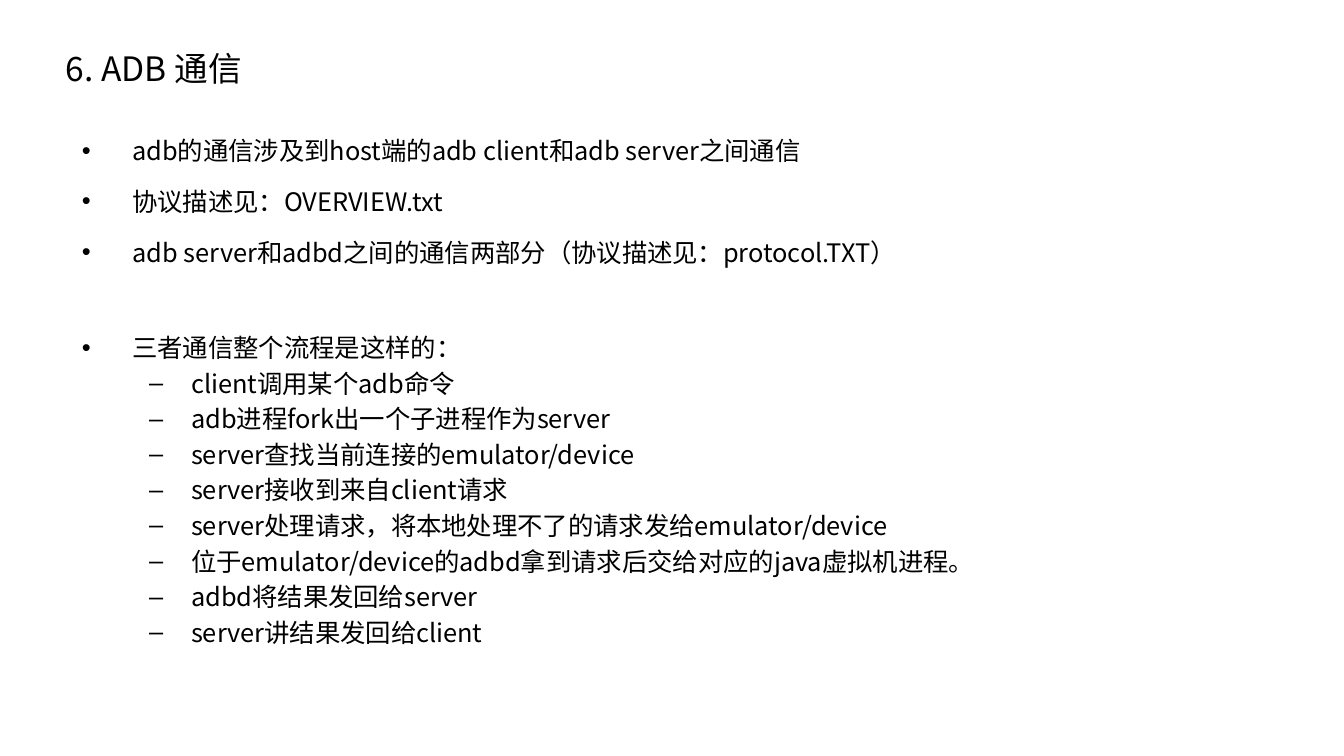
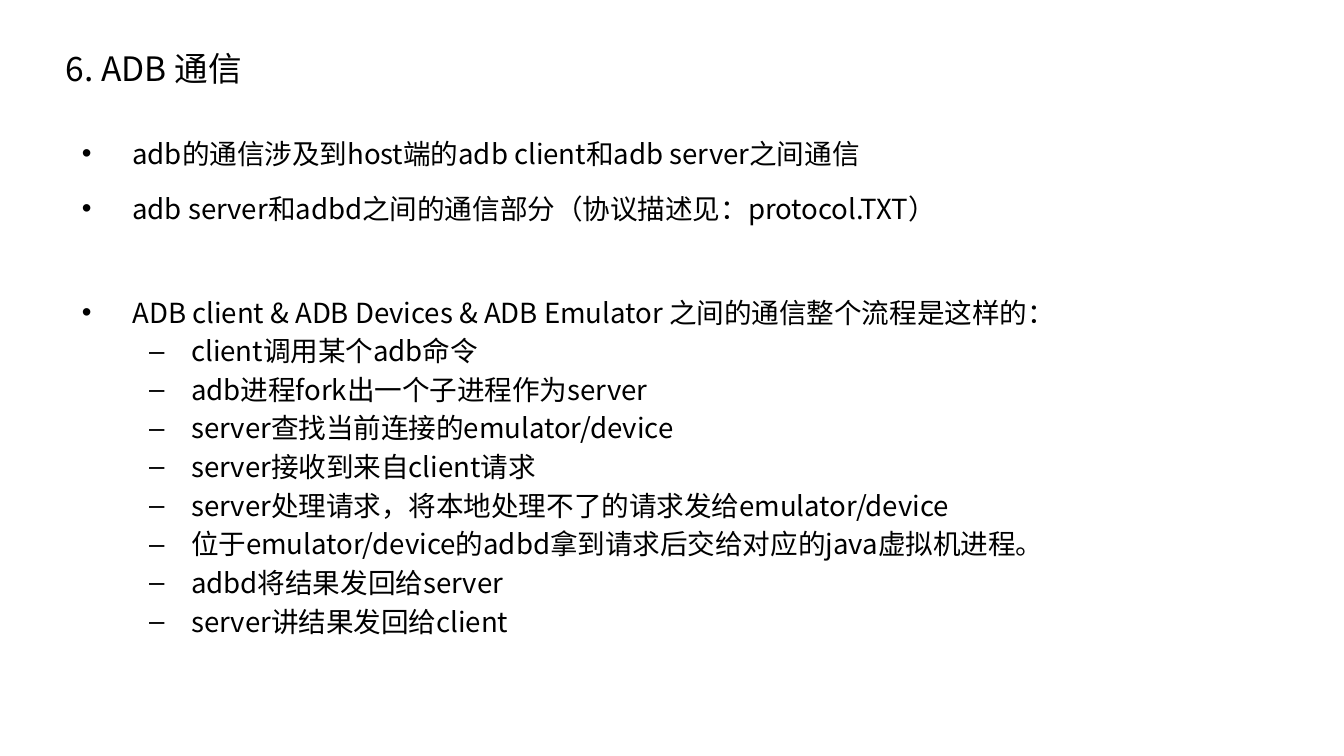
Before and after one commit to phybio/adb, a slide deck: slide 15 of adb.pptx. Drawn at 1344x756 pixels with LibreOffice and Linux fonts; fonts in the diff are those of the drawing; background and template pictures are left out. Boxes give left, top, right and bottom in pixels: in the first picture for what was removed or moved away, otherwise in the second. Text is boxed around its words. In the diff, an @@ line names an element or a change of style, - is before the commit and + after.

```diff
--- a/adb.pptx
+++ b/adb.pptx
@@ text at bbox=[132, 140, 1043, 635]: size 13.6 to 14.8 pt in "adb的通信涉及到host端的adb client和adb server之间通信", "client调用某个adb命令", "adb进程fork出一个子进程作为server", "server查找当前连接的emulator/device" and 5 more places @@
@@ text at bbox=[132, 195, 1055, 326]: text changed; size 13.6 to 14.8 pt @@
-• 协议描述见：OVERVIEW.txt
-• adb server和adbd之间的通信两部分（协议描述见：protocol.TXT）
-• 三者通信整个流程是这样的：
+• adb server和adbd之间的通信部分（协议描述见：protocol.TXT）
+• ADB client & ADB Devices & ADB Emulator 之间的通信整个流程是这样的：
```
Also in this commit, not shown: 6 other slides changed.
